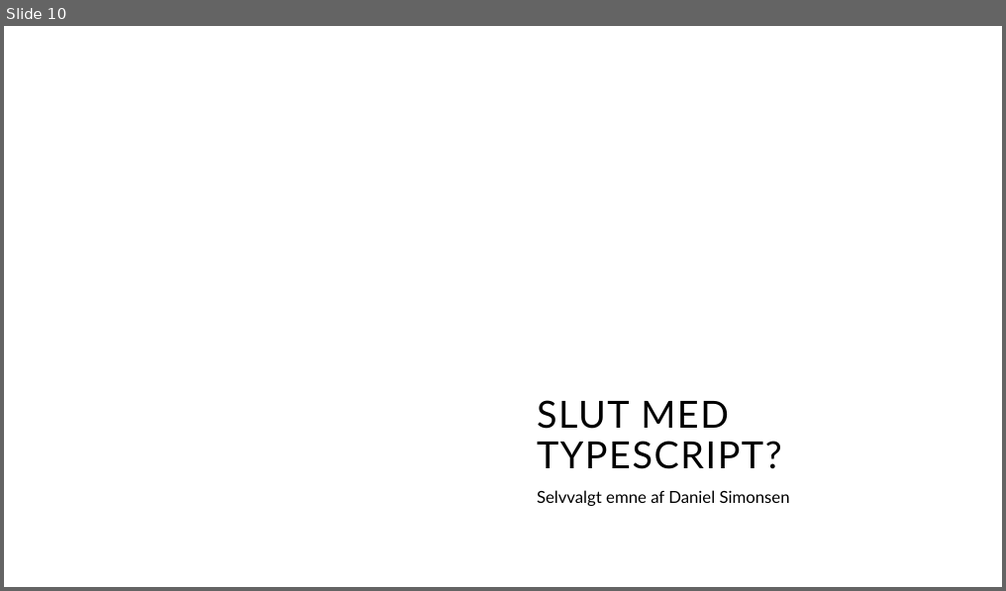
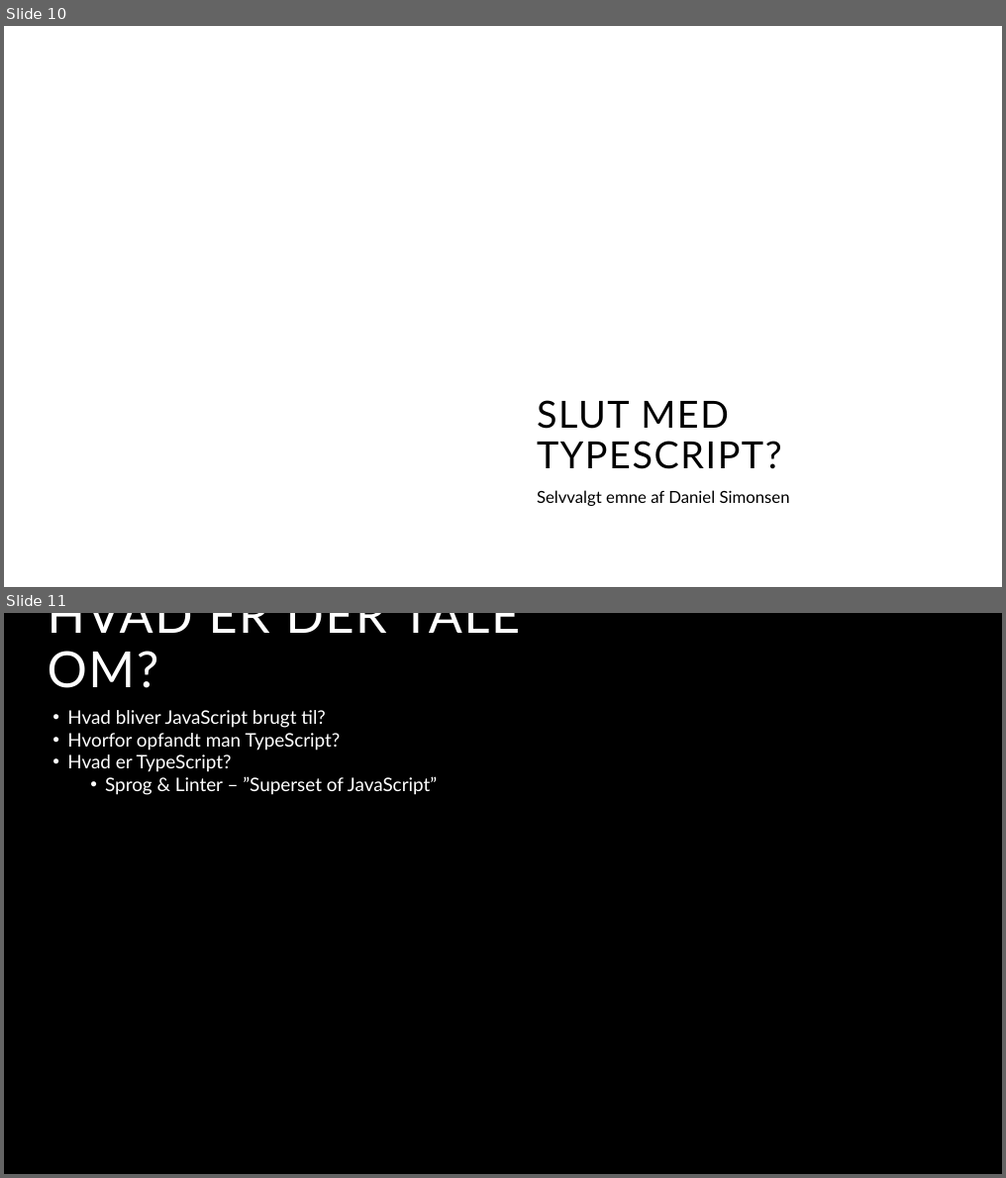
Before and after one commit to DanielSimonsen90/CitizenTaxi, a slide deck: Resources/Documents/CitizenTaxi.pptx. Shown one above the other, each under a label of ours: slide 10 before the commit, slides 10 and 11 after it. The pictures are 1006x591 and 1006x1178 pixels, drawn with LibreOffice and Linux fonts; fonts in the diff are those of the drawing; background and template pictures are left out. Boxes give left, top, right and bottom in pixels: in the first picture for what was removed or moved away, otherwise in the second. Text is boxed around its words. In the diff, an @@ line names an element or a change of style, - is before the commit and + after.

```diff
--- a/Resources/Documents/CitizenTaxi.pptx
+++ b/Resources/Documents/CitizenTaxi.pptx
@@ slide 11 added at bbox=[4, 613, 1002, 1174], background #000000 @@
@@ title added at bbox=[48, 613, 520, 688], 48 pt, text #FFFFFF @@
+HVAD ER DER TALE OM?
@@ text added at bbox=[67, 710, 437, 795], 18 pt, text #FFFFFF @@
+• Hvad bliver JavaScript brugt til?
+• Hvorfor opfandt man TypeScript?
+• Hvad er TypeScript?
+  • Sprog & Linter – ”Superset of JavaScript”
```
Also in this commit, not shown: 1 slide changed, 3 other slides added, 20 other files.
